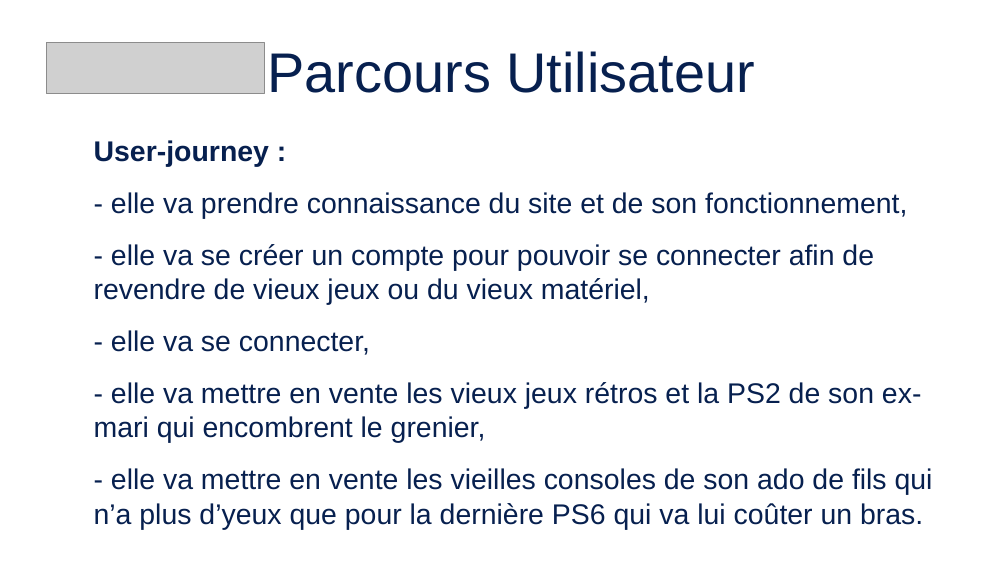
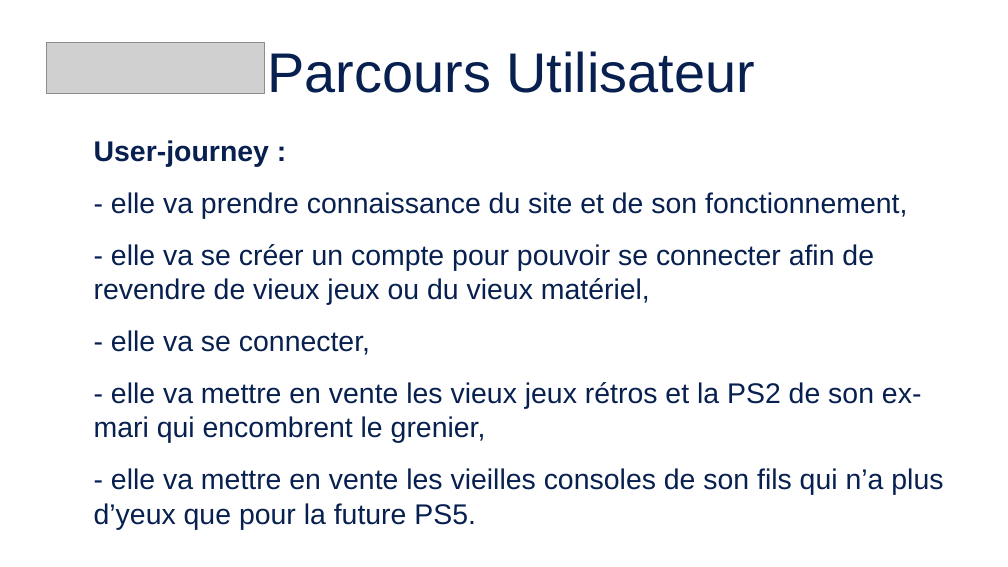
Before and after one commit to Steph-33/Actu-Retro, a slide deck: slide 12 of Cadrage/Slides ActuRetro.odp. Drawn at 1008x567 pixels with LibreOffice and Linux fonts; fonts in the diff are those of the drawing; grey boxes stand for pictures. Boxes give left, top, right and bottom in pixels: in the first picture for what was removed or moved away, otherwise in the second. Text is boxed around its words. In the diff, an @@ line names an element or a change of style, - is before the commit and + after.

```diff
--- a/Cadrage/Slides ActuRetro.odp
+++ b/Cadrage/Slides ActuRetro.odp
@@ text at (94, 468, 943, 529): text changed @@
-- elle va mettre en vente les vieilles consoles de son ado de fils qui n’a plus d’yeux que pour la dernière PS6 qui va lui coûter un bras.
+- elle va mettre en vente les vieilles consoles de son fils qui n’a plus d’yeux que pour la future PS5.
```
Also in this commit, not shown: 43 other files.
